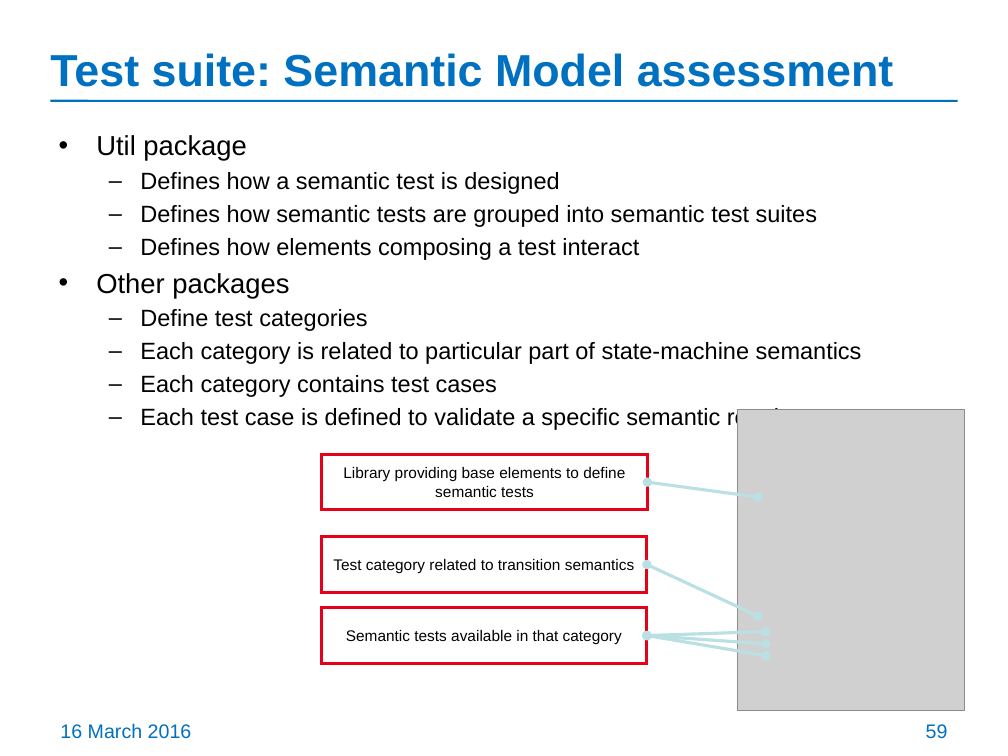
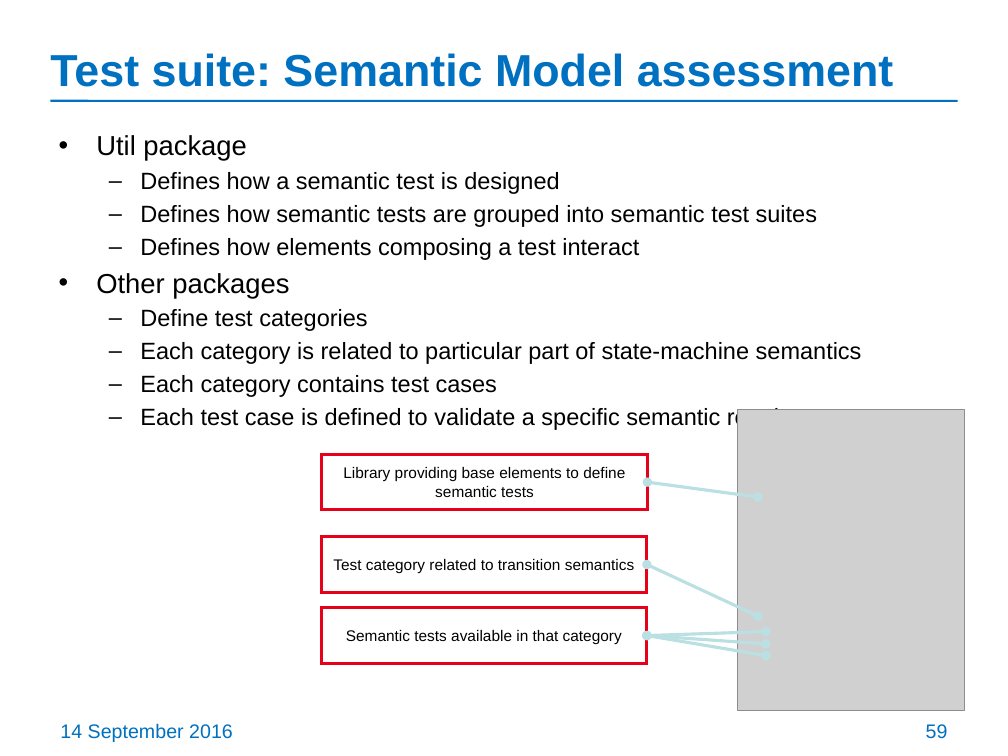
Before and after one commit to ModelDriven/PSSM, a slide deck: slide 59 of Presentations/201609-Chicago-Meeting/PSSM-initial-submission-update.pptx. Drawn at 1008x756 pixels with LibreOffice and Linux fonts; fonts in the diff are those of the drawing; grey boxes stand for pictures. Boxes give left, top, right and bottom in pixels: in the first picture for what was removed or moved away, otherwise in the second. Text is boxed around its words. In the diff, an @@ line names an element or a change of style, - is before the commit and + after.

```diff
--- a/Presentations/201609-Chicago-Meeting/PSSM-initial-submission-update.pptx
+++ b/Presentations/201609-Chicago-Meeting/PSSM-initial-submission-update.pptx
@@ text at (x1=60, y1=723, x2=233, y2=742): text changed @@
-16 March 2016
+14 September 2016
```
Also in this commit, not shown: 74 other slides changed, 2 other files.
